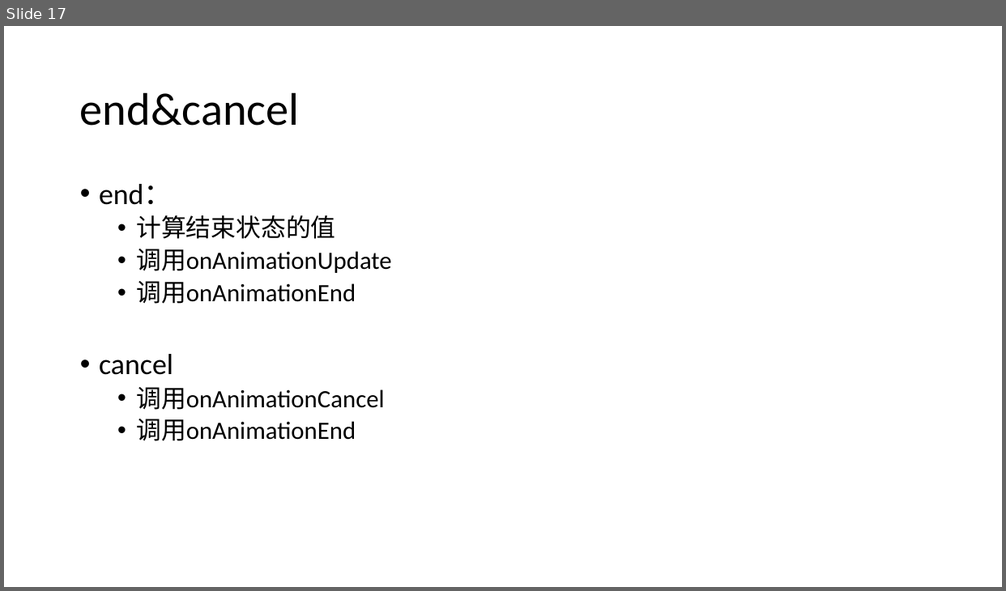
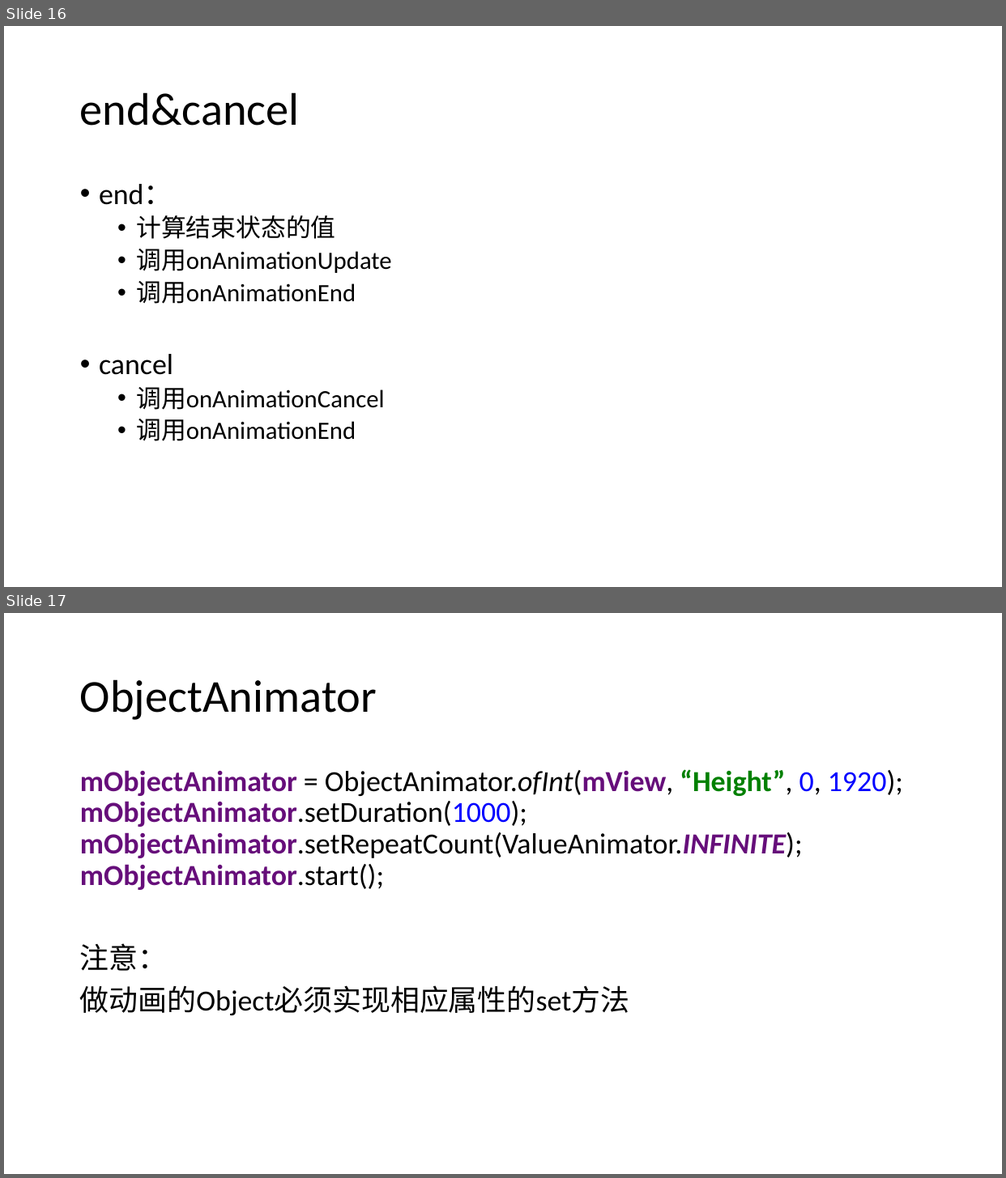
Before and after one commit to hua3505/Share, a slide deck: AnimationSkillShare/动画实用技巧.pptx. Shown one above the other, each under a label of ours: slide 17 before the commit, slides 16 and 17 after it. The pictures are 1006x591 and 1006x1178 pixels, drawn with LibreOffice and Linux fonts; fonts in the diff are those of the drawing. Boxes give left, top, right and bottom in pixels: in the first picture for what was removed or moved away, otherwise in the second. Text is boxed around its words. In the diff, an @@ line names an element or a change of style, - is before the commit and + after.

Commit message:
实现新的加载动画

```diff
--- a/AnimationSkillShare/动画实用技巧.pptx
+++ b/AnimationSkillShare/动画实用技巧.pptx
@@ slide 17 added at <box>4,613,1002,1174</box>, background #FFFFFF @@
@@ title added at <box>80,679,377,720</box>, 44 pt, text #000000 @@
+ObjectAnimator
@@ text added at <box>80,769,903,1016</box>, 28 pt, text #000000 @@
+mObjectAnimator = ObjectAnimator.ofInt(mView, “Height”, 0, 1920);
+mObjectAnimator.setDuration(1000);
+mObjectAnimator.setRepeatCount(ValueAnimator.INFINITE);
+mObjectAnimator.start();
+注意：
+做动画的Object必须实现相应属性的set方法
@@ what was slide 17 is now slide 16 @@
```
Also in this commit, not shown: 8 other slides added, 4 slides removed, 15 other files.
